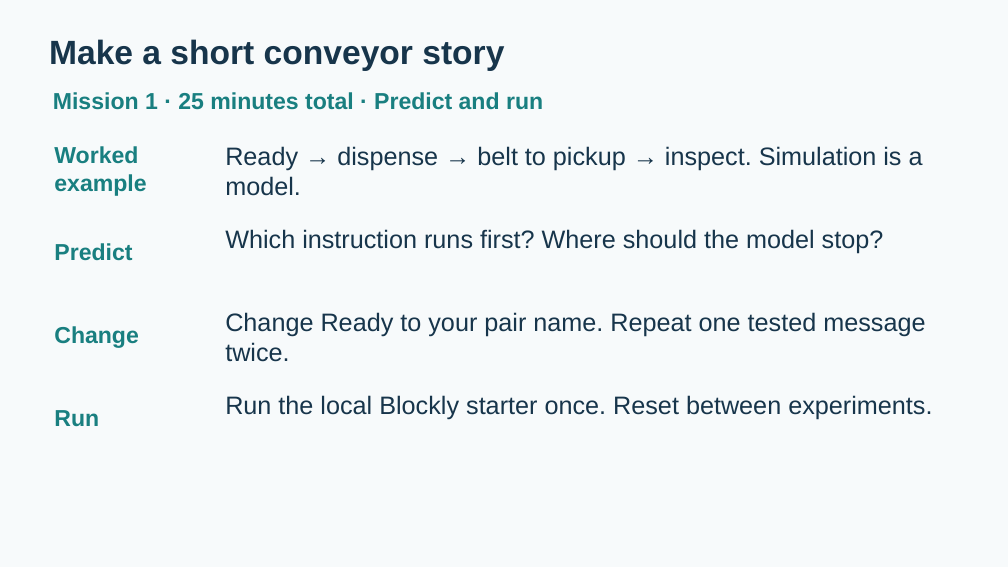
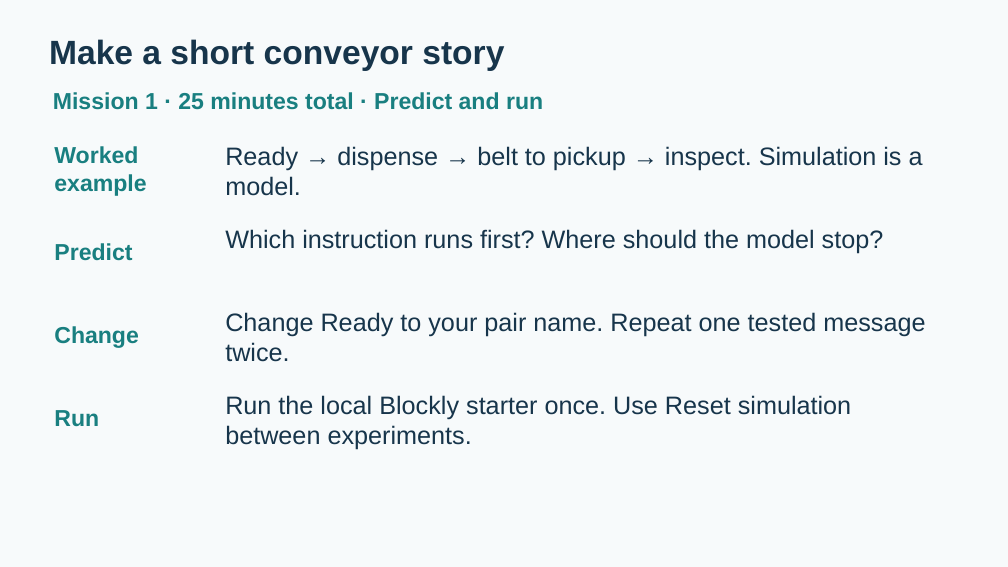
Before and after one commit to mul-cps/teaching-exciting-science-2026, a slide deck: slide 9 of docs/workshop-slides.pptx. Drawn at 1008x567 pixels with LibreOffice and Linux fonts; fonts in the diff are those of the drawing. Boxes give left, top, right and bottom in pixels: in the first picture for what was removed or moved away, otherwise in the second. Text is boxed around its words. In the diff, an @@ line names an element or a change of style, - is before the commit and + after.

```diff
--- a/docs/workshop-slides.pptx
+++ b/docs/workshop-slides.pptx
@@ text at [225,395,851,450]: text changed @@
-Run the local Blockly starter once. Reset between experiments.
+Run the local Blockly starter once. Use Reset simulation between experiments.
```
Also in this commit, not shown: 3 other slides changed, 14 other files.
